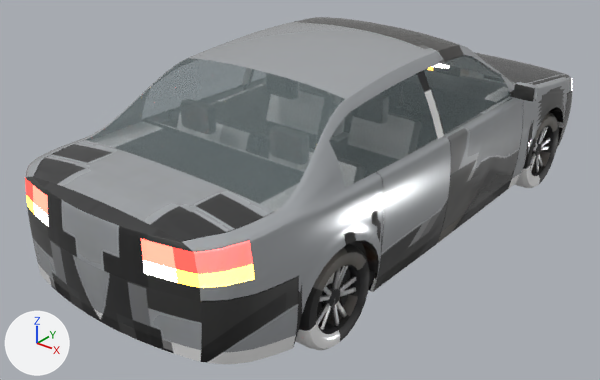
Renders of the glTF model game/assets/vehicles/family_sedan.glb from each side of a commit.
The view is the same before and after, from a 50 mm lens placed at (3.21, -4.66, 2.96), pointed at (-0.17, -0.43, 0.34). Lighting does not change. The marker at lower left points along +X, +Y and +Z. The first picture is the older version. Objects named as collision shapes, trigger or cutter boxes, shadow casters or lower levels of detail are left out. Where no turn or scale is listed for an object, it has been applied to the vertices. Vertices at exactly the same position are counted once.

The older version as bpy lines, for what is in view:
```python
ob_bumper_r = bpy.data.objects.new('bumper_r', me_bumper_r)
ob_bumper_r.location = (0.0, -2.145, 0.45)
ob_door_fr = bpy.data.objects.new('door_fr', me_door_fr)
ob_door_fr.location = (0.901, 0.86, 0.714)
ob_hood = bpy.data.objects.new('hood', me_hood)
ob_hood.location = (0.0, 1.023, 0.986)
ob_lod0 = bpy.data.objects.new('lod0', me_lod0)
ob_lod0.location = (0.0, 0.0, 0.0)
ob_trunk = bpy.data.objects.new('trunk', me_trunk)
ob_trunk.location = (0.0, -1.8, 1.05)
ob_wheel_fr = bpy.data.objects.new('wheel_fr', me_wheel_fr)
ob_wheel_fr.parent = ob_lod0
ob_wheel_fr.location = (0.78, 1.38, 0.32)
ob_wheel_rr = bpy.data.objects.new('wheel_rr', me_wheel_fr)
ob_wheel_rr.parent = ob_lod0
ob_wheel_rr.location = (0.78, -1.38, 0.32)
ob_window_rear = bpy.data.objects.new('window_rear', me_window_rear)
ob_window_rear.location = (0.0, -1.411, 1.232)
# also in view: 'window_r' at (0.75, -0.79, 1.15)
```
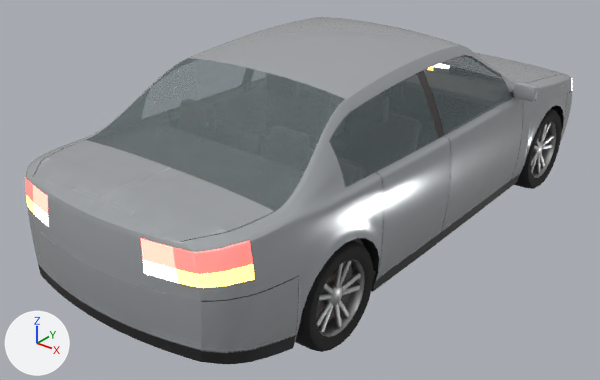
Location of each change, [x1, y1, x2, y2] in pixels of the pictures (600 x 380 px; the box of a moved part takes in the faces that stretch with it):
'wheel_rr', reshaped, moved: before [296, 244, 370, 350]; after [295, 240, 373, 352]
'wheel_fr', reshaped, moved (7% wider): before [514, 112, 559, 188]; after [514, 109, 562, 189]
part 1 of me_lod0, surface changed: [25, 17, 572, 347] in both
part 2 of me_bumper_r, surface changed: [29, 219, 299, 364] in both
part 3 of me_door_fr, surface changed: [423, 71, 538, 242] in both
part 4 of me_hood, surface changed (lighter): [474, 52, 564, 83] in both
part 5 of me_trunk, surface changed (lighter): [33, 142, 275, 242] in both
part 6 of me_wheel_fr, moved or reshaped: before [321, 140, 541, 308]; after [323, 139, 543, 307]
part 7 of me_wheel_fr, added (mostly hidden): after [316, 132, 545, 326]
part 8 of me_wheel_fr, rebuilt: before [296, 112, 559, 350]; after [295, 109, 562, 352]
part 9 of me_wheel_fr, rebuilt: before [318, 126, 553, 334]; after [318, 122, 557, 337]
part 10 of me_wheel_fr, rebuilt: before [340, 137, 551, 293]; after [342, 135, 554, 292]
part 11 of me_wheel_fr, rebuilt: before [319, 147, 536, 302]; after [319, 145, 538, 301]
part 12 of me_wheel_fr, rebuilt: before [336, 154, 543, 317]; after [338, 153, 545, 318]
part 13 of me_wheel_fr, rebuilt: before [340, 146, 549, 297]; after [342, 144, 552, 296]
part 14 of me_wheel_fr, rebuilt: before [323, 141, 537, 296]; after [323, 139, 539, 295]
part 15 of me_wheel_fr, rebuilt: before [317, 154, 536, 325]; after [317, 153, 537, 327]
part 16 of me_wheel_fr, rebuilt: before [332, 156, 539, 326]; after [334, 155, 540, 328]
part 17 of me_wheel_fr, rebuilt: before [332, 128, 544, 290]; after [334, 124, 547, 288]
part 18 of me_wheel_fr, rebuilt: before [319, 156, 536, 331]; after [319, 155, 538, 333]
part 19 of me_wheel_fr, rebuilt: before [337, 127, 548, 289]; after [339, 122, 551, 288]
part 20 of me_wheel_fr, deleted (mostly hidden): before [317, 138, 538, 323]

The change, as a list of edits to the scene's bpy script:
```text
Change me_lod0:
    where me_lod0.from_pydata(...)  # 3462 vertices, 6268 faces; spans x -0.91..0.91, y -2.41..2.19, z 0.17..1.46
    me_lod0 part 1: 4746 kept faces spanning x -0.91..0.91, y -2.41..2.19, z 0.17..1.45 get new texture (UV) coordinates
Change me_bumper_r:
    where me_bumper_r.from_pydata(...)  # 242 vertices, 396 faces; spans x -0.89..0.89, y -0.26..0.38, z -0.26..0.26
    me_bumper_r part 2: 388 kept faces spanning x -0.89..0.89, y -0.26..0.38, z -0.26..0.26 get new texture (UV) coordinates
Change me_door_fr:
    where me_door_fr.from_pydata(...)  # 270 vertices, 480 faces; spans x -0.264..0.115, y -1.079..-0.002, z -0.544..0.633
    me_door_fr part 3: texture (UV) coordinates of 426 of 480 faces, centred in x -0.259..0.115, y -1.078..-0.002, z -0.514..0.628, changed; they spanned u 0.02..0.99, v 0.0..1.0 and now span u 0.04..0.99, v 0.0..0.99
Change me_hood:
    where me_hood.from_pydata(...)  # 336 vertices, 604 faces; spans x -0.78..0.78, y 0.0..1.08, z -0.25..0.0
    me_hood part 4: texture (UV) coordinates of 604 of 604 faces, centred in x -0.78..0.78, y 0.01..1.07, z -0.25..0.0, changed; they spanned u 0.02..0.99, v 0.13..1.0 and now span u 0.06..0.99, v 0.3..0.99
Change me_trunk:
    where me_trunk.from_pydata(...)  # 172 vertices, 286 faces; spans x -0.76..0.76, y -0.59..0.0, z -0.07..0.0
    me_trunk part 5: texture (UV) coordinates of 286 of 286 faces, centred in x -0.76..0.76, y -0.55..-0.03, z -0.05..0.0, changed; they spanned u 0.0..0.99, v 0.04..1.0 and now span u 0.0..0.99, v 0.22..0.99
Change me_wheel_fr:
    used by ob_wheel_fr; parent = ob_lod0; location = (0.78, 1.38, 0.32)
    remove me_wheel_fr.from_pydata(...)  # 739 vertices, 1314 faces; spans x -0.108..0.108, y -0.32..0.32, z -0.32..0.32
    add me_wheel_fr.from_pydata(...)  # 739 vertices, 1314 faces; spans x -0.113..0.113, y -0.335..0.335, z -0.335..0.335
    me_wheel_fr part 6: the loose piece of 43 vertices spanning x 0.017..0.067, y -0.073..0.073, z -0.075..0.075 is moved by (0.005, 0.0, 0.0)
    me_wheel_fr part 7: a new loose piece, a 20-sided cylinder along x spanning x -0.01..0.015, y -0.199..0.199, z -0.199..0.199, in mat_atlas
    me_wheel_fr part 8: the loose piece of 240 vertices spanning x -0.108..0.108, y -0.32..0.32, z -0.32..0.32 is rebuilt with 240 vertices and now spans x -0.113..0.113, y -0.335..0.335, z -0.335..0.335
    me_wheel_fr part 9: the loose piece of 120 vertices spanning x -0.058..0.095, y -0.216..0.216, z -0.216..0.216 is rebuilt with 120 vertices and now spans x -0.062..0.1, y -0.24..0.24, z -0.24..0.24
    me_wheel_fr part 10: the loose piece of 24 vertices spanning x 0.038..0.077, y 0.027..0.199, z -0.009..0.054 is rebuilt with 24 vertices and now spans x 0.043..0.082, y 0.027..0.222, z -0.009..0.059
    me_wheel_fr part 11: the loose piece of 24 vertices spanning x 0.038..0.077, y -0.187..-0.023, z 0.0..0.096 is rebuilt with 24 vertices and now spans x 0.043..0.082, y -0.208..-0.023, z 0.0..0.105
    me_wheel_fr part 12: the loose piece of 24 vertices spanning x 0.038..0.077, y 0.004..0.11, z -0.18..-0.021 is rebuilt with 24 vertices and now spans x 0.043..0.082, y 0.004..0.121, z -0.2..-0.021
    me_wheel_fr part 13: the loose piece of 24 vertices spanning x 0.038..0.077, y 0.027..0.199, z -0.054..0.009 is rebuilt with 24 vertices and now spans x 0.043..0.082, y 0.027..0.222, z -0.059..0.009
    me_wheel_fr part 14: the loose piece of 24 vertices spanning x 0.038..0.077, y -0.144..-0.013, z 0.015..0.155 is rebuilt with 24 vertices and now spans x 0.043..0.082, y -0.16..-0.013, z 0.015..0.172
    me_wheel_fr part 15: the loose piece of 24 vertices spanning x 0.038..0.077, y -0.187..-0.023, z -0.096..0.0 is rebuilt with 24 vertices and now spans x 0.043..0.082, y -0.208..-0.023, z -0.105..0.0
    me_wheel_fr part 16: the loose piece of 24 vertices spanning x 0.038..0.077, y -0.012..0.038, z -0.201..-0.029 is rebuilt with 24 vertices and now spans x 0.043..0.082, y -0.012..0.041, z -0.224..-0.029
    me_wheel_fr part 17: the loose piece of 24 vertices spanning x 0.038..0.077, y -0.012..0.038, z 0.029..0.201 is rebuilt with 24 vertices and now spans x 0.043..0.082, y -0.012..0.041, z 0.029..0.224
    me_wheel_fr part 18: the loose piece of 24 vertices spanning x 0.038..0.077, y -0.144..-0.013, z -0.155..-0.015 is rebuilt with 24 vertices and now spans x 0.043..0.082, y -0.16..-0.013, z -0.172..-0.015
    me_wheel_fr part 19: the loose piece of 24 vertices spanning x 0.038..0.077, y 0.004..0.11, z 0.021..0.18 is rebuilt with 24 vertices and now spans x 0.043..0.082, y 0.004..0.121, z 0.021..0.2
    me_wheel_fr part 20: the loose piece of 40 vertices spanning x -0.015..0.01, y -0.176..0.176, z -0.176..0.176 is deleted
    other edits to the shape of me_wheel_fr do not show in these pictures
Change ob_wheel_fr:
    ob_wheel_fr.location: (0.78, 1.38, 0.32) -> (0.79, 1.38, 0.335)
Change ob_wheel_rr:
    ob_wheel_rr.location: (0.78, -1.38, 0.32) -> (0.79, -1.38, 0.335)
```
